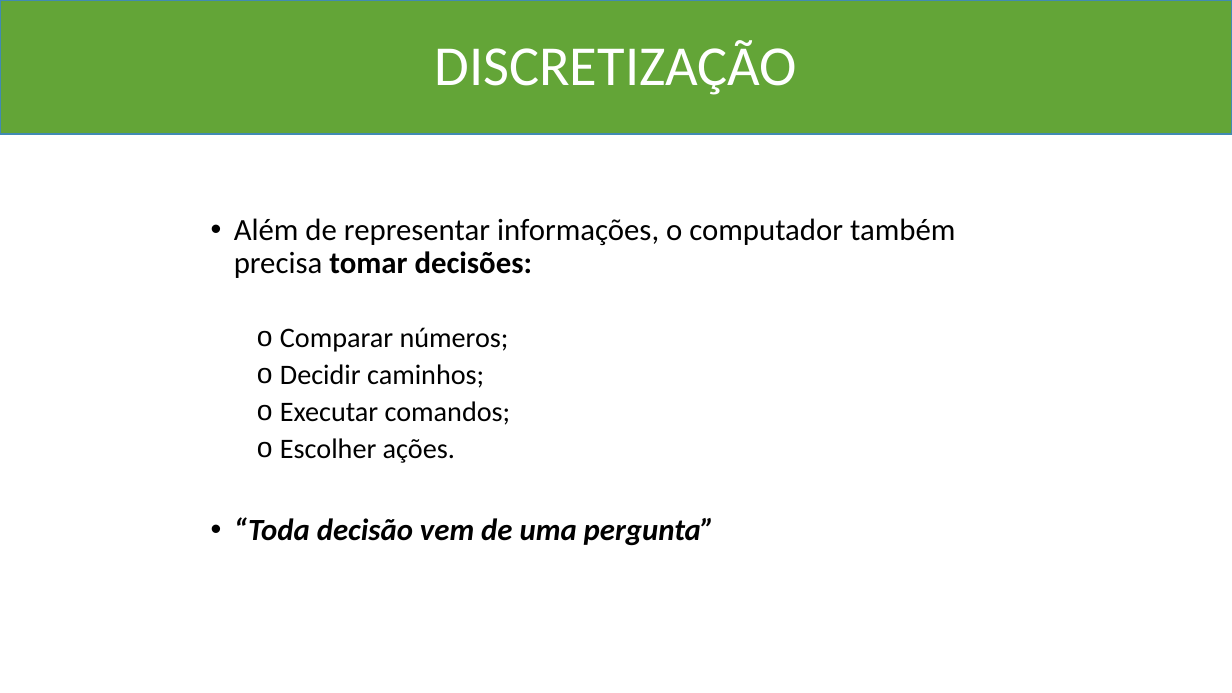
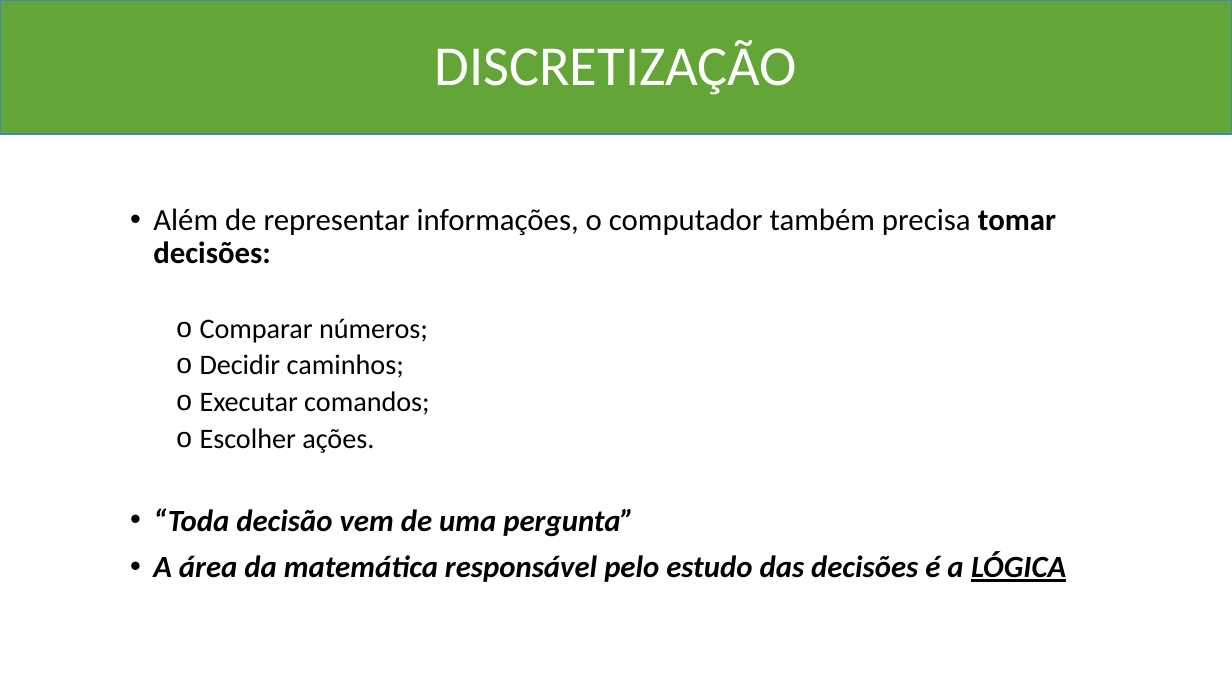
Before and after one commit to Marcio-Salmazo/Aulas, a slide deck: slide 7 of Matematica Discreta/Slides/01 - Fundamentos.pptx. Drawn at 1232x693 pixels with LibreOffice and Linux fonts; fonts in the diff are those of the drawing. Boxes give left, top, right and bottom in pixels: in the first picture for what was removed or moved away, otherwise in the second. Text is boxed around its words. In the diff, an @@ line names an element or a change of style, - is before the commit and + after.

```diff
--- a/Matematica Discreta/Slides/01 - Fundamentos.pptx
+++ b/Matematica Discreta/Slides/01 - Fundamentos.pptx
@@ text "Além de representar informações, o ...": place and size @@
-text "Além de representar informações, o ..." at bbox=[234, 218, 955, 546]
+text "Além de representar informações, o ..." at bbox=[153, 208, 1066, 582]
@@ text at bbox=[153, 551, 1066, 582]: paragraph added @@
+• A área da matemática responsável pelo estudo das decisões é a LÓGICA
```
Also in this commit, not shown: 1 other slide changed, 5 slides added, 10 other files.
